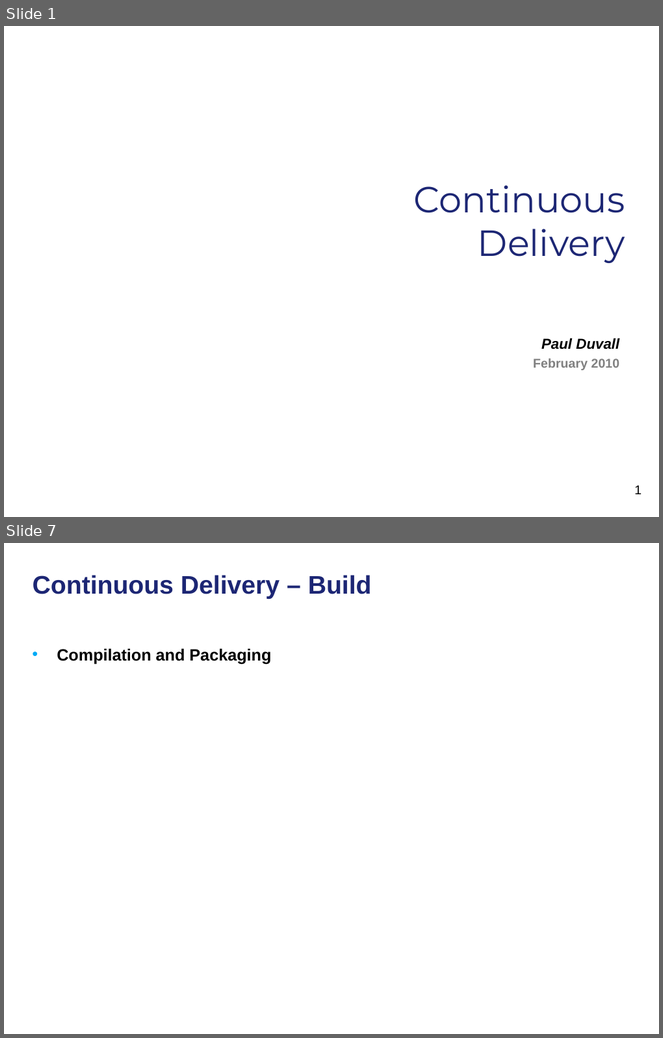
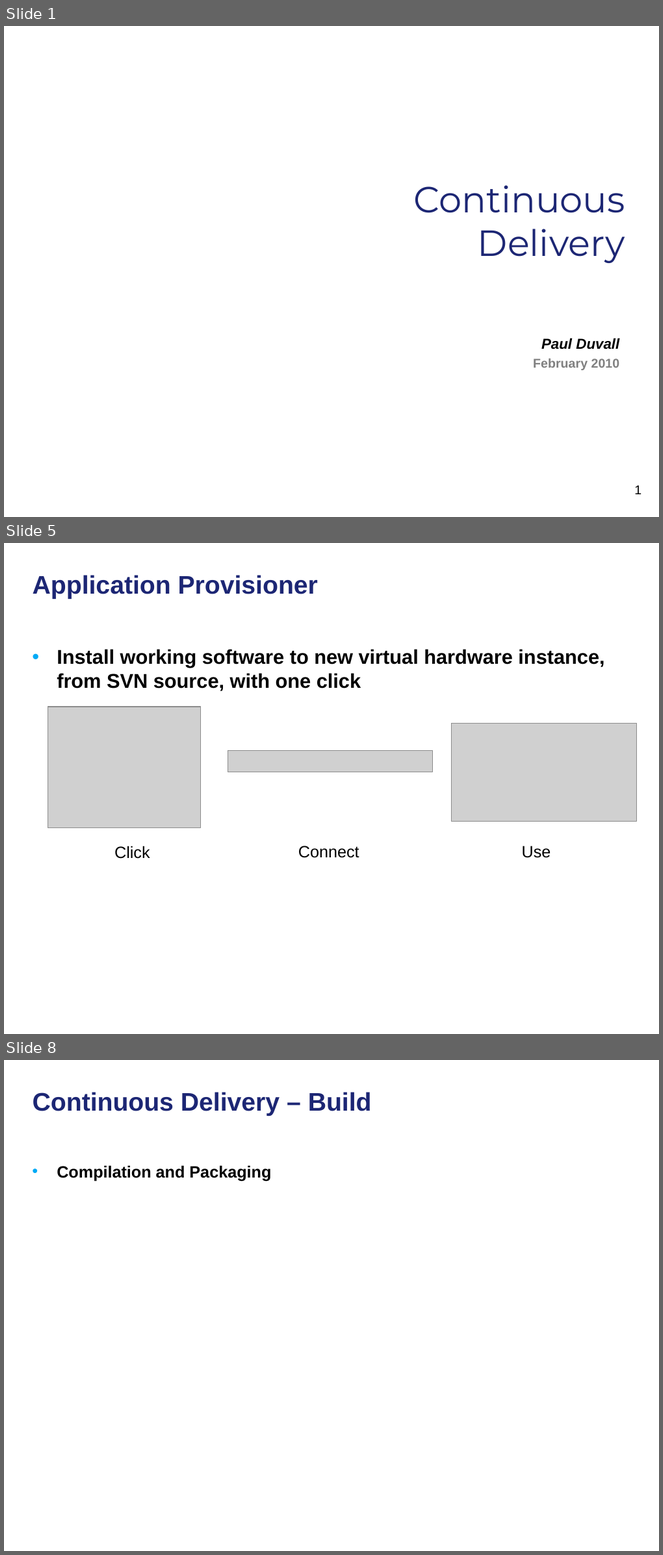
Before and after one commit to NCIP/automation, a slide deck: docs/continuous-delivery-caehr.ppt. Shown one above the other, each under a label of ours: slides 1 and 7 before the commit, slides 1, 5 and 8 after it; the slides between them are not shown. The pictures are 663x1038 and 663x1555 pixels, drawn with LibreOffice and Linux fonts; fonts in the diff are those of the drawing; grey boxes stand for pictures; background and template pictures are left out. Boxes give left, top, right and bottom in pixels: in the first picture for what was removed or moved away, otherwise in the second. Text is boxed around its words. In the diff, an @@ line names an element or a change of style, - is before the commit and + after.

```diff
--- a/docs/continuous-delivery-caehr.ppt
+++ b/docs/continuous-delivery-caehr.ppt
@@ slide 5 added at <box>4,543,659,1034</box>, background picture (left out) @@
@@ title added at <box>33,575,318,599</box>, 28 pt, text #1C2674, bold @@
+Application Provisioner
@@ text added at <box>57,649,605,691</box>, 22 pt, text #000000, bold @@
+• Install working software to new virtual hardware instance, from SVN source, with one click
@@ picture added at <box>48,707,200,828</box> @@
@@ picture added at <box>451,723,636,821</box> @@
@@ picture added at <box>228,751,433,772</box> @@
@@ text added at <box>114,846,150,859</box>, 18 pt, text #000000 @@
+Click
@@ text added at <box>298,846,360,858</box>, 18 pt, text #000000 @@
+Connect
@@ text added at <box>522,846,551,858</box>, 18 pt, text #000000 @@
+Use
@@ what was slide 7 is now slide 8 @@
```
Also in this commit, not shown: 5 slides changed, 1 other slide added, 1 slide removed.
